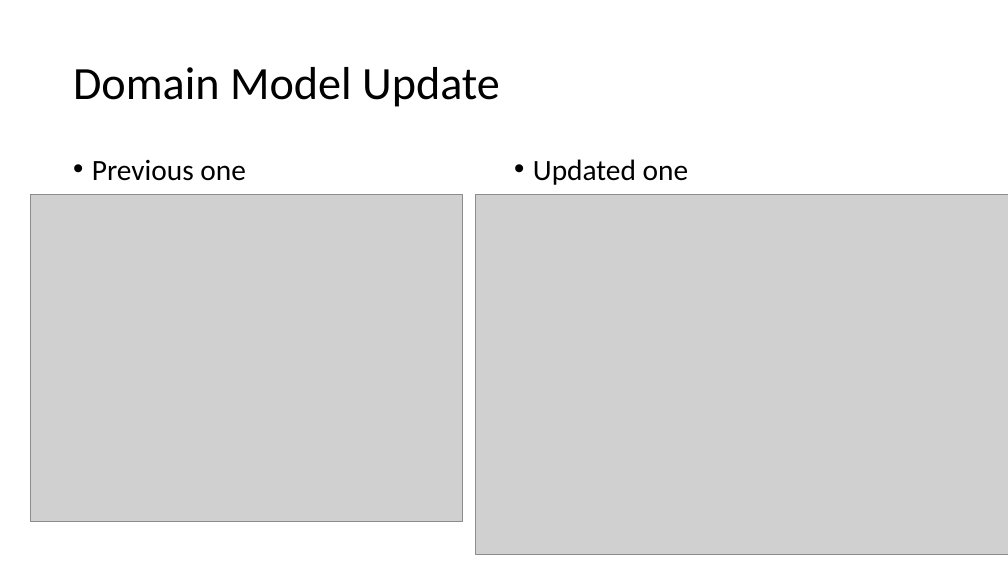
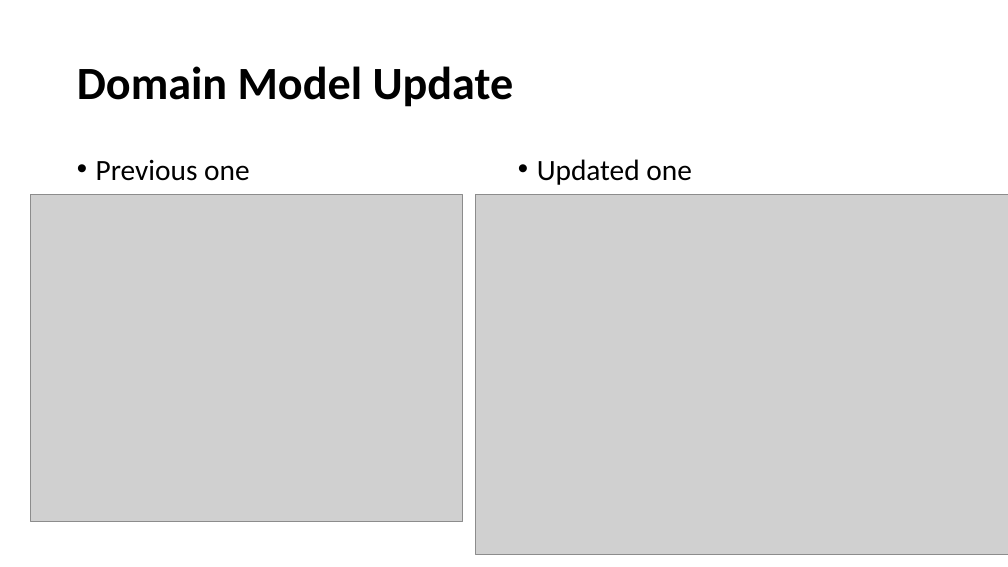
Before and after one commit to Chris-Schaffer/cs414-f18-001-stringCheese, a slide deck: slide 6 of Documents P3/CS 414 Rollerball Project 03.pptx. Drawn at 1008x567 pixels with LibreOffice and Linux fonts; fonts in the diff are those of the drawing; grey boxes stand for pictures. Boxes give left, top, right and bottom in pixels: in the first picture for what was removed or moved away, otherwise in the second. Text is boxed around its words. In the diff, an @@ line names an element or a change of style, - is before the commit and + after.

```diff
--- a/Documents P3/CS 414 Rollerball Project 03.pptx
+++ b/Documents P3/CS 414 Rollerball Project 03.pptx
@@ title "Domain Model Update" at (77,66,514,107): bold on @@
@@ text "Previous one": place and size @@
-text "Previous one" at (92,160,245,181)
+text "Previous one" at (96,159,249,181)
@@ text "Updated one": place and size @@
-text "Updated one" at (533,159,688,185)
+text "Updated one" at (537,159,691,185)
```
Also in this commit, not shown: 9 other slides changed, 3 slides removed.
